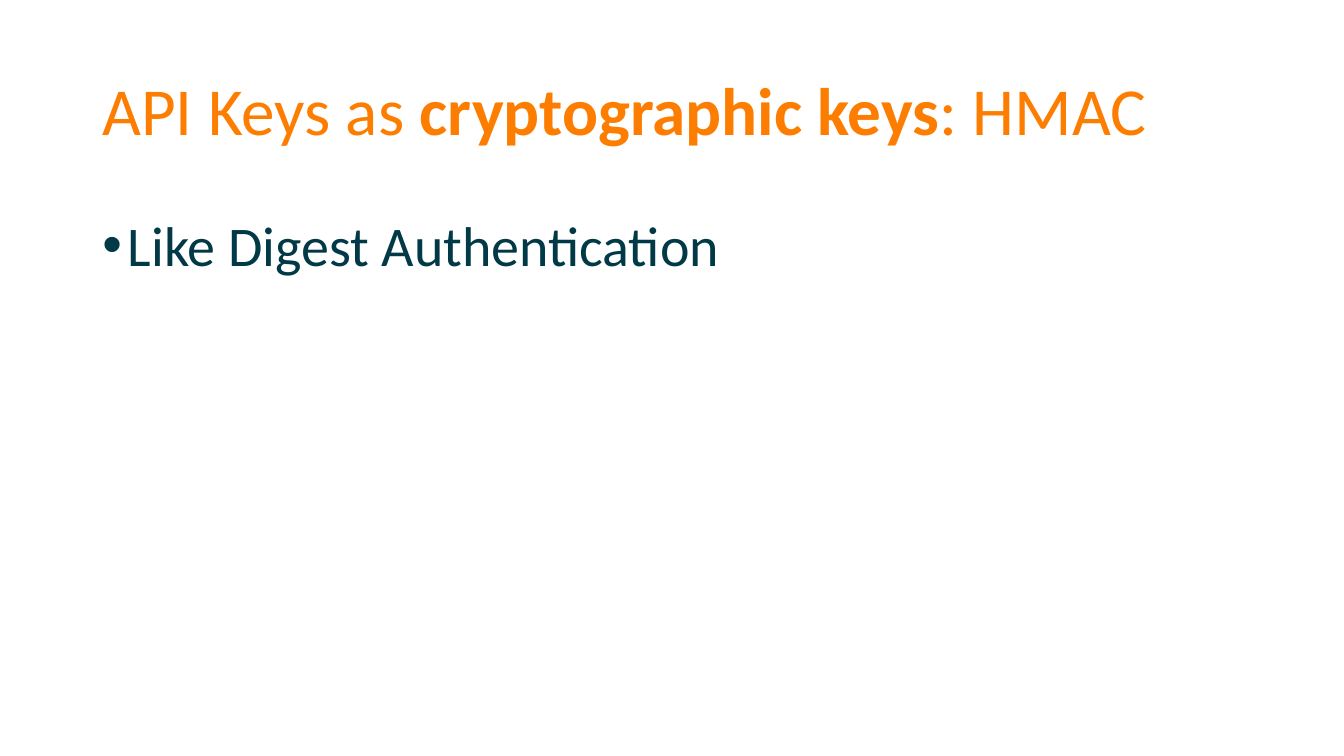
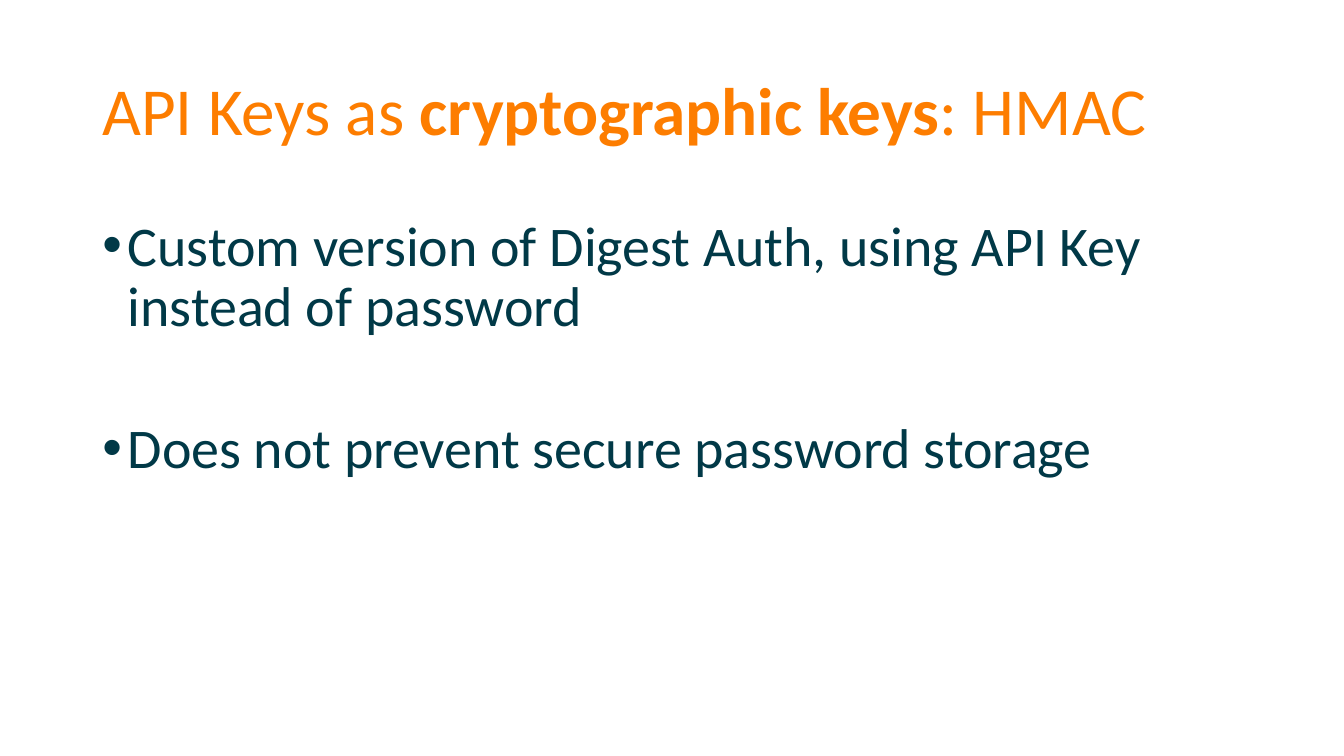
Before and after one commit to spetryjohnson/Securing-Your-API-Endpoints, a slide deck: slide 22 of Securing Your API Endpoints.pptx (slide 23 before the commit). Drawn at 1344x756 pixels with LibreOffice and Linux fonts; fonts in the diff are those of the drawing. Boxes give left, top, right and bottom in pixels: in the first picture for what was removed or moved away, otherwise in the second. Text is boxed around its words. In the diff, an @@ line names an element or a change of style, - is before the commit and + after.

```diff
--- a/Securing Your API Endpoints.pptx
+++ b/Securing Your API Endpoints.pptx
@@ text at bbox=[128, 227, 1141, 478]: text changed @@
-• Like Digest Authentication
+• Custom version of Digest Auth, using API Key instead of password
+• Does not prevent secure password storage
```
Also in this commit, not shown: 5 other slides changed, 1 slide removed.
